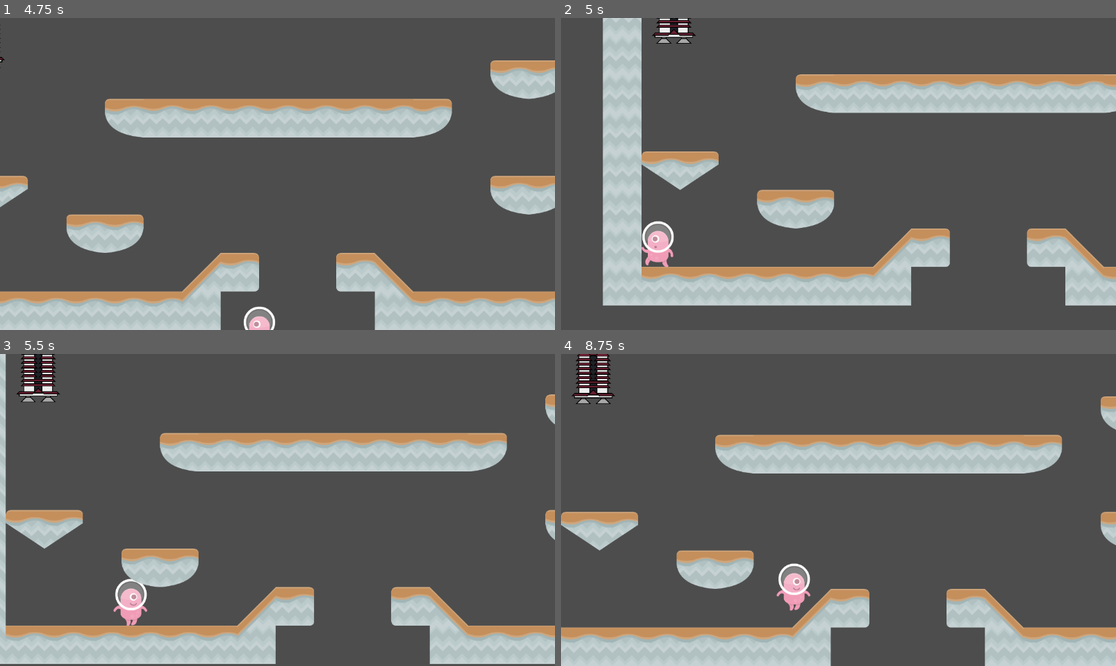
Above: before the commit, frames 1-4 (two rows, left to right).
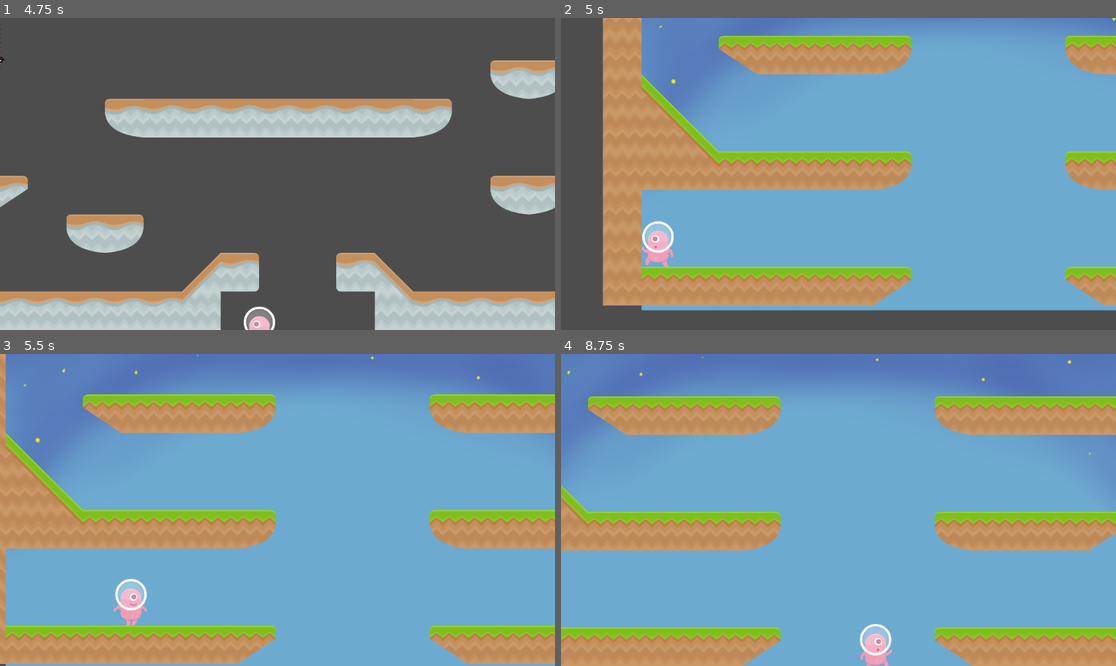
Above: after the commit, the same moments.

Repository: DarilRaf/tutorial-4-gamedev
Game: Godot game, scene res://scenes/Level1.tscn
Same seed, same stepped clock (60 frames per second), same inputs: the game is played once before the commit and once after it.
Inputs:
- Up to frame 1 (4.75 s): hold Right (right) 0.53-2.03 s; tap Space (jump) at 0.77, 1.52, 3.02, 3.77, 4.52 s; hold A (left) 2.03-2.78 s; hold Right (right) 2.78-4.28 s; hold A (left) from 4.28 s (still down)
- Up to frame 2 (5 s): keep holding A (left)
- Up to frame 3 (5.5 s): release A (left) at 5.03 s; hold Right (right) from 5.03 s (still down)
- Up to frame 4 (8.75 s): release Right (right) at 5.78 s; hold A (left) 5.78-7.28 s; tap Space (jump) at 6.02, 6.77, 7.52 s; tap Enter at 7.25 s; hold Right (right) from 7.28 s (still down)

Frame 1 is identical in both runs. In frame 2, 86% of the frame differs, in the area x 7-100%, y 0-94%; in frame 3, 99%; in frame 4, 100%, in the area x 0-100%, y 0-100%.

Commit message:
reformatted again

Diff:
--- a/scenes/Level1.tscn
+++ b/scenes/Level1.tscn
@@ -97,7 +97,6 @@
 texture = ExtResource("4_jr5fq")
 
 [node name="Area Trigger" parent="RektoratRoket" instance=ExtResource("5_cm4lw")]
-sceneName = "Level2"
 
 [node name="Area Trigger" type="Area2D" parent="."]
 position = Vector2(582, 665)
--- a/scenes/Level2.tscn
+++ b/scenes/Level2.tscn
@@ -140,7 +140,7 @@
 texture = ExtResource("4_d3fgp")
 
 [node name="Area Trigger" parent="RektoratRoket" instance=ExtResource("5_sk1ei")]
-sceneName = "WinScreen"
+scene_name = "WinScreen"
 
 [node name="Jurang" type="Area2D" parent="."]
 position = Vector2(582, 665)
--- a/scenes/area_trigger.gd
+++ b/scenes/area_trigger.gd
@@ -1,8 +1,8 @@
 extends Area2D
 
-@export var sceneName: String = "Level1"
+@export var scene_name: String = "Level2"
 
 
 func _on_body_entered(body: Node2D) -> void:
 	if body.get_name() == "Player":
-		get_tree().change_scene_to_file(str("res://scenes/" + sceneName + ".tscn"))
+		get_tree().change_scene_to_file(str("res://scenes/" + scene_name + ".tscn"))
--- a/scenes/falling_fish.gd
+++ b/scenes/falling_fish.gd
@@ -1,10 +1,10 @@
 extends RigidBody2D
 
-@export var sceneName: String = "LoseScreen"
+@export var scene_name: String = "LoseScreen"
 
 
 func _on_body_entered(body: Node) -> void:
 	if body.get_name() == "Player":
-		get_tree().change_scene_to_file(str("res://scenes/" + sceneName + ".tscn"))
+		get_tree().change_scene_to_file(str("res://scenes/" + scene_name + ".tscn"))
 	else:
 		queue_free()
--- a/scenes/next_area.gd
+++ b/scenes/next_area.gd
@@ -1,7 +1,7 @@
 extends Area2D
 
+var camera: Camera2D
 @onready var player: CharacterBody2D = $"../Player"
-var camera: Camera2D
 
 
 # Called when the node enters the scene tree for the first time.
